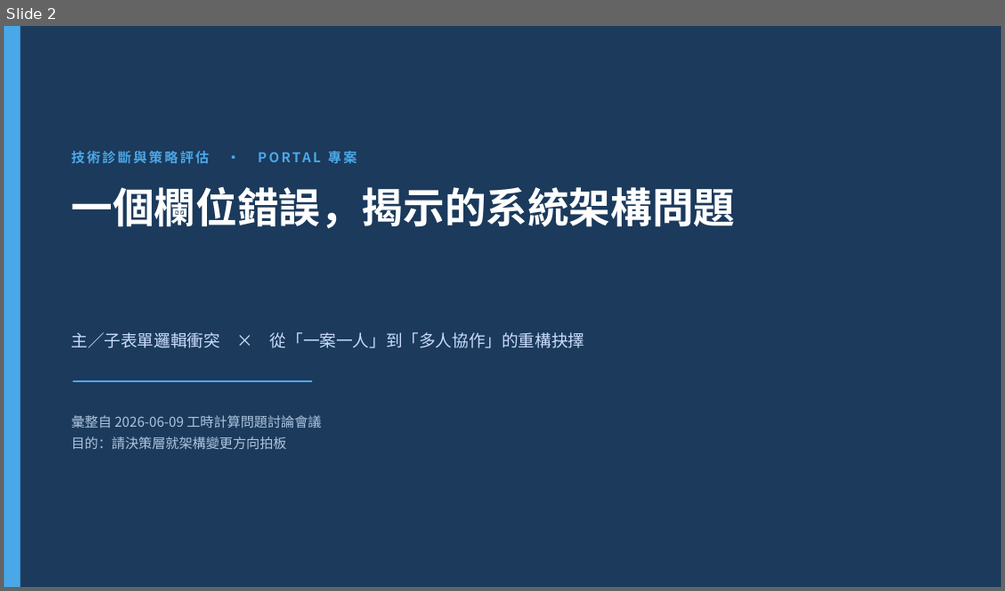
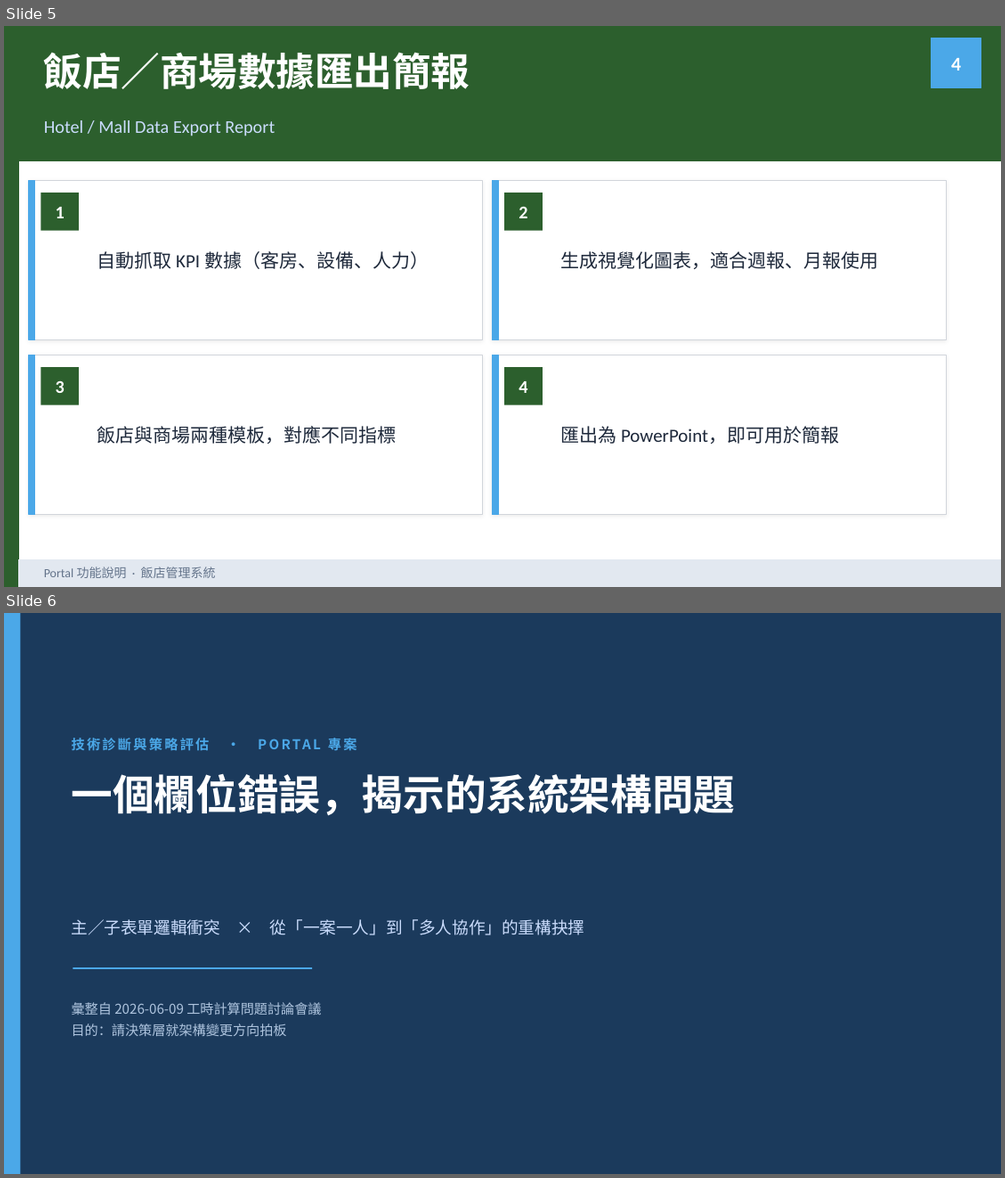
Before and after one commit to Samuelhuang-com/portal, a slide deck: 工時計算架構診斷與重構抉擇.pptx. Shown one above the other, each under a label of ours: slide 2 before the commit, slides 5 and 6 after it. The pictures are 1005x591 and 1005x1178 pixels, drawn with LibreOffice and Linux fonts; fonts in the diff are those of the drawing. Boxes give left, top, right and bottom in pixels: in the first picture for what was removed or moved away, otherwise in the second. Text is boxed around its words. In the diff, an @@ line names an element or a change of style, - is before the commit and + after.

```diff
--- a/工時計算架構診斷與重構抉擇.pptx
+++ b/工時計算架構診斷與重構抉擇.pptx
@@ slide 5 added at (4, 26, 1001, 587), background #FFFFFF @@
@@ rectangle added at (4, 26, 19, 587), fill #2C5F2D, outline #2C5F2D 1 pt @@
@@ rectangle added at (19, 26, 1001, 160), fill #2C5F2D, outline #2C5F2D 1 pt @@
@@ text added at (44, 52, 470, 89), 37.3 pt, text #FFFFFF, bold @@
+飯店／商場數據匯出簡報
@@ rectangle added at (931, 38, 981, 88), fill #4BA8E8, outline #4BA8E8 1 pt @@
@@ text added at (951, 58, 961, 70), 18.7 pt, text #FFFFFF, bold @@
+4
@@ text added at (44, 120, 275, 136), 17.3 pt, text #CADCFC @@
+Hotel / Mall Data Export Report
@@ rectangle added at (29, 181, 483, 340), fill #FFFFFF, outline #D1D5DB 0.75 pt @@
@@ rectangle added at (29, 181, 34, 340), fill #4BA8E8, outline #4BA8E8 1 pt @@
@@ rectangle added at (493, 181, 947, 340), fill #FFFFFF, outline #D1D5DB 0.75 pt @@
@@ rectangle added at (493, 181, 498, 340), fill #4BA8E8, outline #4BA8E8 1 pt @@
@@ rectangle added at (40, 192, 79, 231), fill #2C5F2D, 17.3 pt, text #FFFFFF, bold @@
+1
@@ rectangle added at (504, 192, 542, 231), fill #2C5F2D, 17.3 pt, text #FFFFFF, bold @@
+2
@@ text added at (97, 251, 429, 269), 18 pt, text #1E293B @@
+自動抓取 KPI 數據（客房、設備、人力）
@@ text added at (560, 251, 878, 269), 18 pt, text #1E293B @@
+生成視覺化圖表，適合週報、月報使用
@@ rectangle added at (29, 355, 483, 515), fill #FFFFFF, outline #D1D5DB 0.75 pt @@
@@ rectangle added at (29, 355, 34, 515), fill #4BA8E8, outline #4BA8E8 1 pt @@
@@ rectangle added at (40, 367, 79, 405), fill #2C5F2D, 17.3 pt, text #FFFFFF, bold @@
+3
@@ rectangle added at (493, 355, 947, 515), fill #FFFFFF, outline #D1D5DB 0.75 pt @@
@@ rectangle added at (493, 355, 498, 515), fill #4BA8E8, outline #4BA8E8 1 pt @@
@@ rectangle added at (504, 367, 542, 405), fill #2C5F2D, 17.3 pt, text #FFFFFF, bold @@
+4
@@ text added at (97, 426, 396, 443), 18 pt, text #1E293B @@
+飯店與商場兩種模板，對應不同指標
@@ text added at (560, 426, 839, 443), 18 pt, text #1E293B @@
+匯出為 PowerPoint，即可用於簡報
@@ rectangle added at (19, 559, 1001, 587), fill #E2E8F0, outline #E2E8F0 1 pt @@
@@ text added at (44, 566, 216, 578), 12 pt, text #64748B @@
+Portal 功能說明 · 飯店管理系統
@@ what was slide 2 is now slide 6 @@
```
Also in this commit, not shown: 4 other slides added, 1 slide removed, 2 other files.
